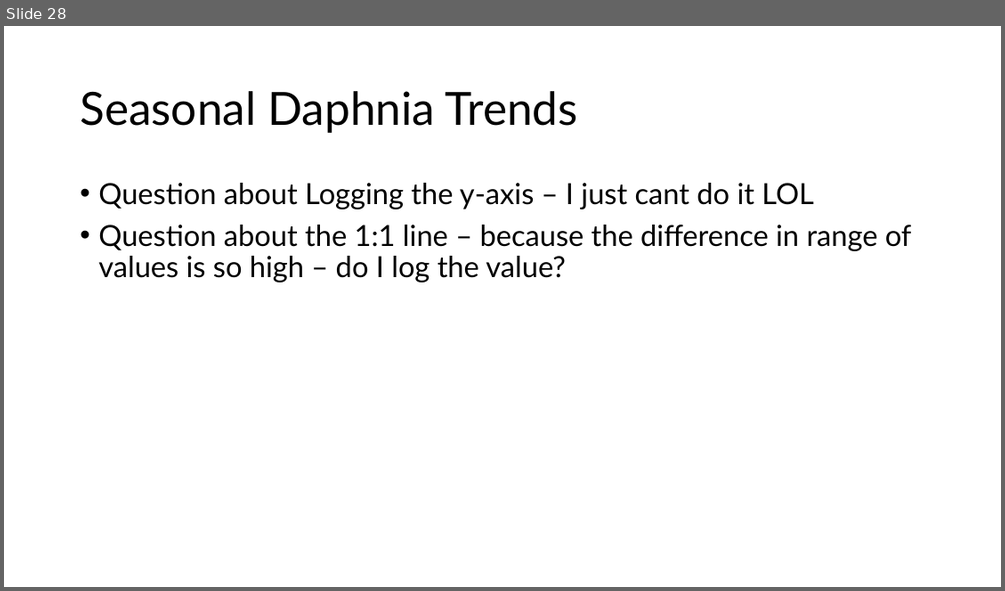
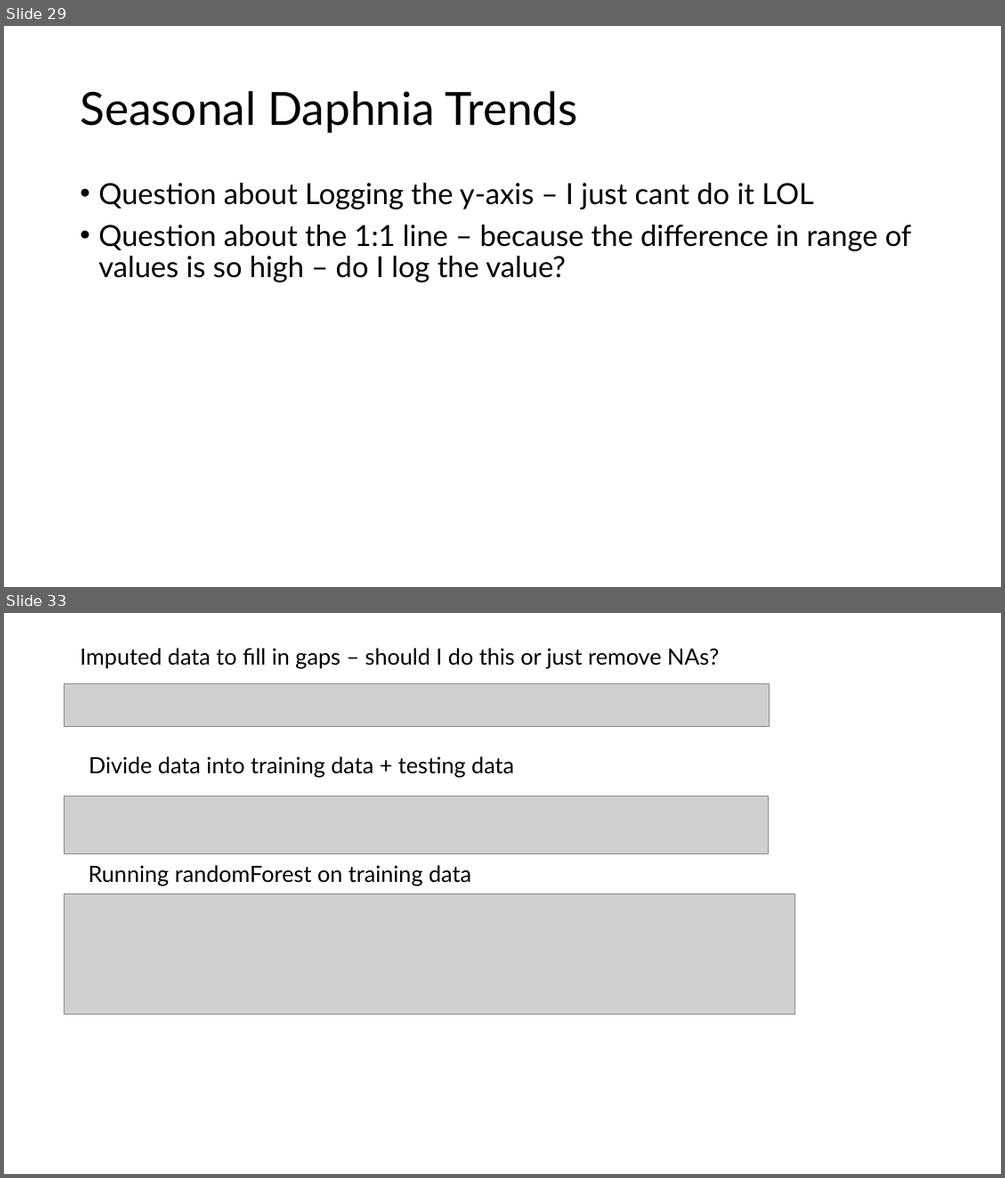
Before and after one commit to arielkoh02/dissertation-loch-leven, a slide deck: output/24.3.pptx. Shown one above the other, each under a label of ours: slide 28 before the commit, slides 29 and 33 after it; the slides between them are not shown. The pictures are 1005x591 and 1005x1178 pixels, drawn with LibreOffice and Linux fonts; fonts in the diff are those of the drawing; grey boxes stand for pictures. Boxes give left, top, right and bottom in pixels: in the first picture for what was removed or moved away, otherwise in the second. Text is boxed around its words. In the diff, an @@ line names an element or a change of style, - is before the commit and + after.

Commit message:
i definitely made progress with randomforest regression - heres the code

```diff
--- a/output/24.3.pptx
+++ b/output/24.3.pptx
@@ slide 33 added at (x1=4, y1=613, x2=1001, y2=1174), background #FFFFFF @@
@@ title added at (x1=80, y1=648, x2=719, y2=668), 21.6 pt, text #000000 @@
+Imputed data to fill in gaps – should I do this or just remove NAs?
@@ picture added at (x1=64, y1=684, x2=769, y2=727) @@
@@ text added at (x1=89, y1=756, x2=514, y2=777), 21.6 pt, text #000000 @@
+Divide data into training data + testing data
@@ picture added at (x1=64, y1=795, x2=768, y2=853) @@
@@ text added at (x1=89, y1=865, x2=471, y2=885), 21.6 pt, text #000000 @@
+Running randomForest on training data
@@ picture added at (x1=64, y1=893, x2=795, y2=1014) @@
@@ what was slide 28 is now slide 29 @@
```
Also in this commit, not shown: 3 slides changed, 8 other slides added, 3 other files.
